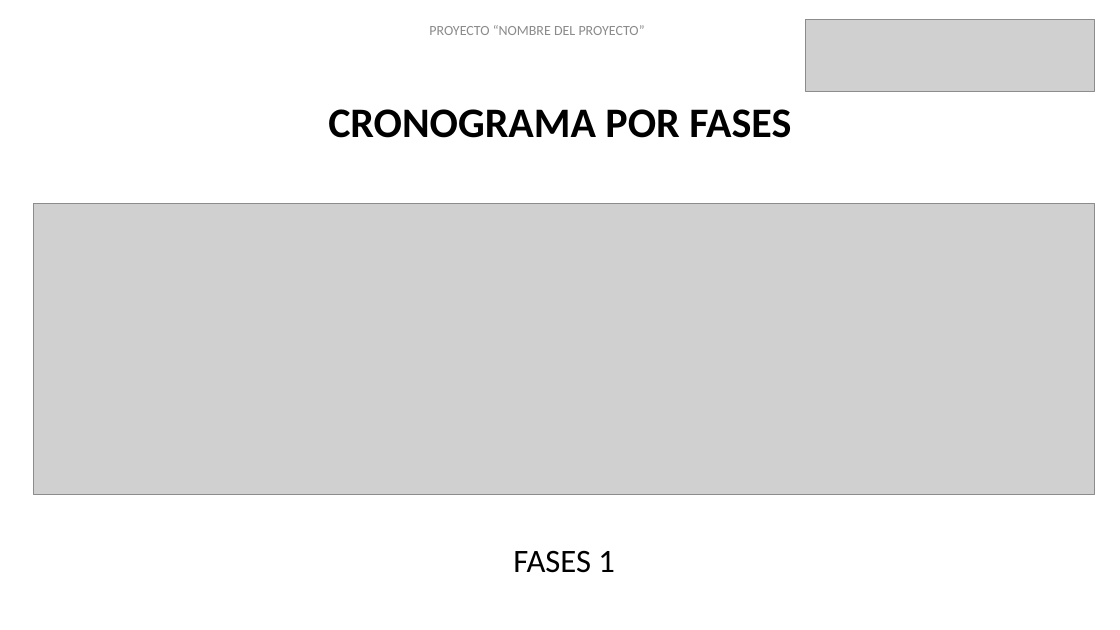
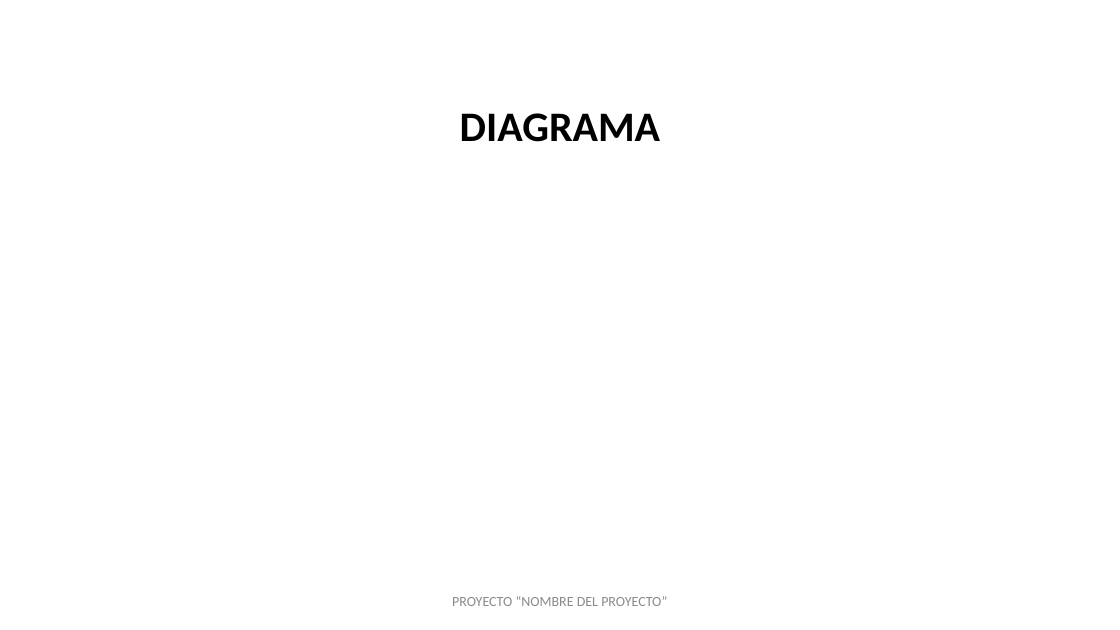
Before and after one commit to 4vil4/VeterinariaPucara, a slide deck: slide 14 of FASE 3/Evidencias Grupales/Presentación Capstone.pptx (slide 11 before the commit). Drawn at 1120x630 pixels with LibreOffice and Linux fonts; fonts in the diff are those of the drawing; grey boxes stand for pictures; background and template pictures are left out. Boxes give left, top, right and bottom in pixels: in the first picture for what was removed or moved away, otherwise in the second. Text is boxed around its words. In the diff, an @@ line names an element or a change of style, - is before the commit and + after.

```diff
--- a/FASE 3/Evidencias Grupales/Presentación Capstone.pptx
+++ b/FASE 3/Evidencias Grupales/Presentación Capstone.pptx
@@ picture removed at (806,19,1095,92) @@
@@ text removed at (328,109,791,138) @@
-CRONOGRAMA POR FASES
@@ text added at (460,113,660,142), 36 pt, text #000000, bold @@
+DIAGRAMA
@@ picture removed at (34,204,1094,495) @@
@@ text removed at (513,550,615,573) @@
-FASES 1
@@ text "PROYECTO “NOMBRE DEL PROYECTO”": place and size @@
-text "PROYECTO “NOMBRE DEL PROYECTO”" at (429,25,645,35)
+text "PROYECTO “NOMBRE DEL PROYECTO”" at (452,596,667,606)
```
Also in this commit, not shown: 5 other slides changed, 2 slides added, 2 slides removed, 1 other file.
